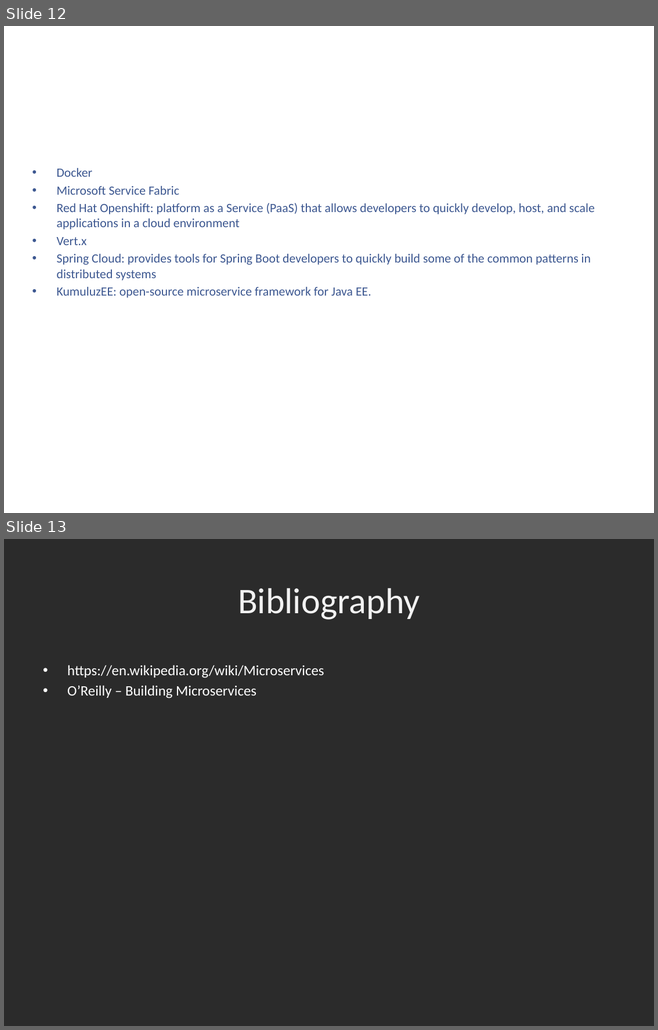
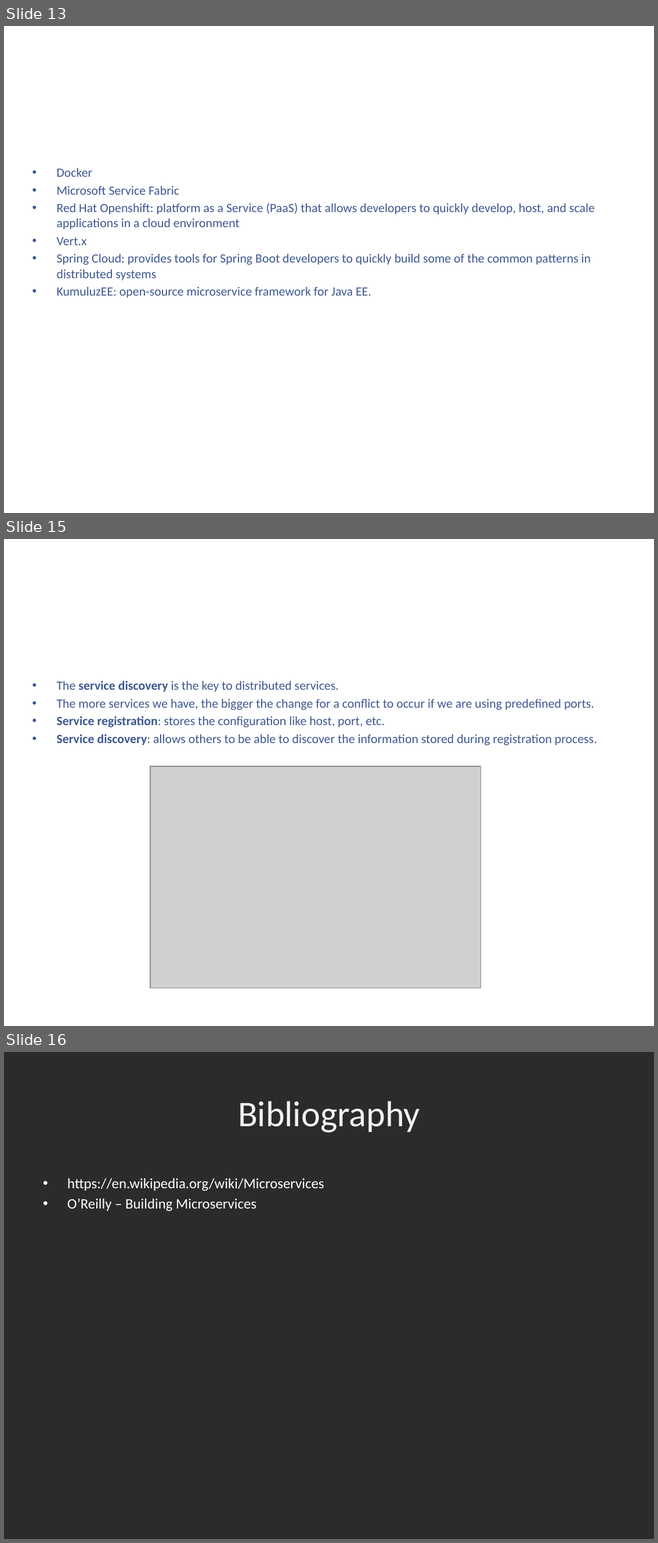
Before and after one commit to kenshincommon/ppts, a slide deck: Presentations/Microservices/Microservices.pptx. Shown one above the other, each under a label of ours: slides 12 and 13 before the commit, slides 13, 15 and 16 after it; the slides between them are not shown. The pictures are 658x1030 and 658x1543 pixels, drawn with LibreOffice and Linux fonts; fonts in the diff are those of the drawing; grey boxes stand for pictures; background and template pictures are left out; a plain dark background stands for a picture behind light text. Boxes give left, top, right and bottom in pixels: in the first picture for what was removed or moved away, otherwise in the second. Text is boxed around its words. In the diff, an @@ line names an element or a change of style, - is before the commit and + after.

```diff
--- a/Presentations/Microservices/Microservices.pptx
+++ b/Presentations/Microservices/Microservices.pptx
@@ slide 15 added at (4, 539, 654, 1026), background picture (left out) @@
@@ title added at (36, 559, 621, 640), 44 pt, text #FFFFFF @@
+Best Practices (cont.)
@@ text added at (57, 681, 597, 745), 14 pt, text #3C5790 @@
+• The service discovery is the key to distributed services.
+• The more services we have, the bigger the change for a conflict to occur if we are using predefined ports.
+• Service registration: stores the configuration like host, port, etc.
+• Service discovery: allows others to be able to discover the information stored during registration process.
@@ picture added at (150, 766, 481, 988) @@
@@ what was slide 12 is now slide 13 @@
@@ what was slide 13 is now slide 16 @@
```
Also in this commit, not shown: 1 slide changed, 2 other slides added, 4 other files.
